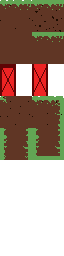
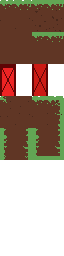
The second w=64, h=256 image is a revision of the first. Changes to its layers:
painted on "Wall1" over [34, 64, 46, 96]
painted on "Ground2" (2nd of 2) over [32, 3, 63, 32]
painted on "PreWall" over [0, 97, 30, 125]
painted on "Corner" over [32, 101, 62, 125]
painted on "Ground1" over [0, 5, 30, 29]
